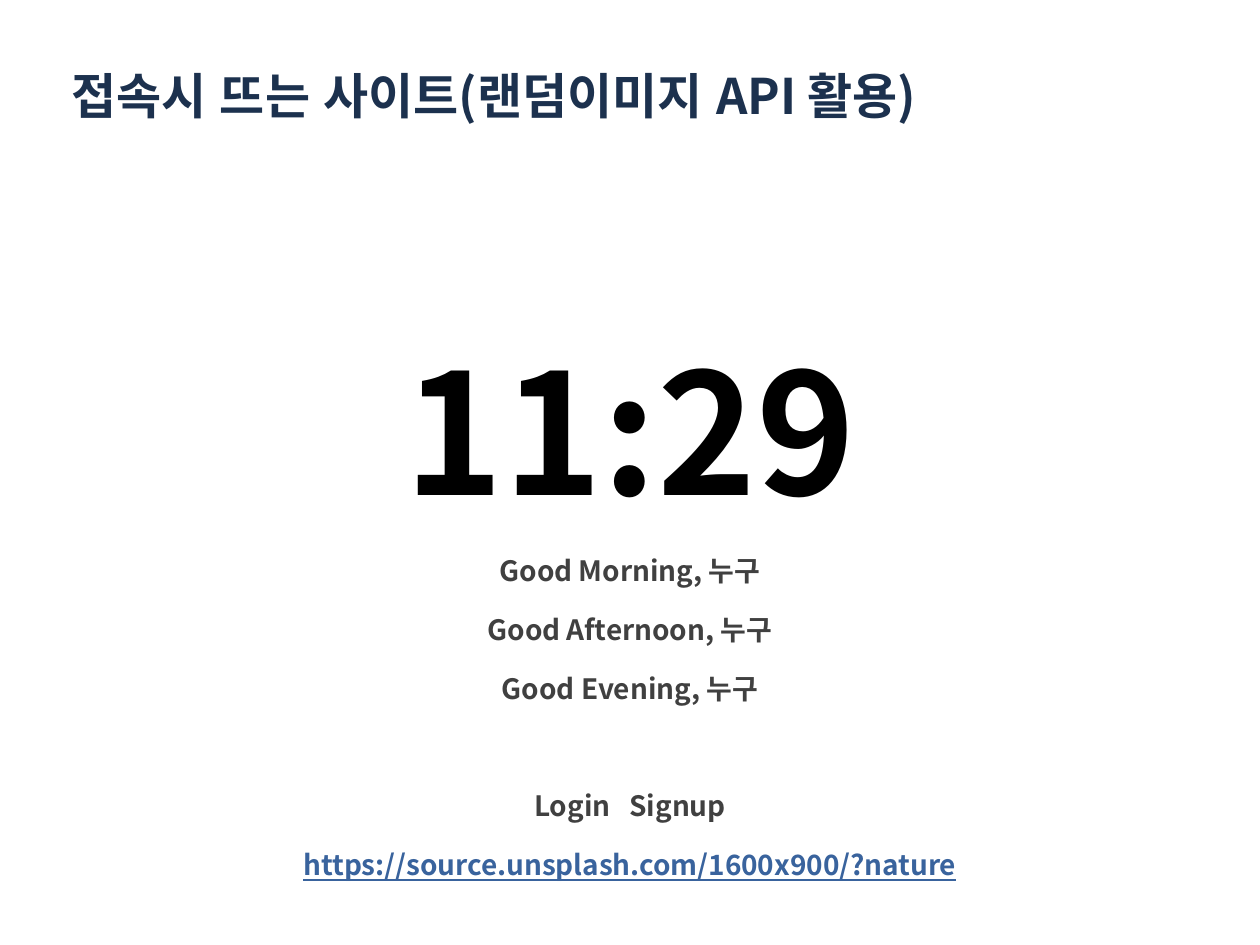
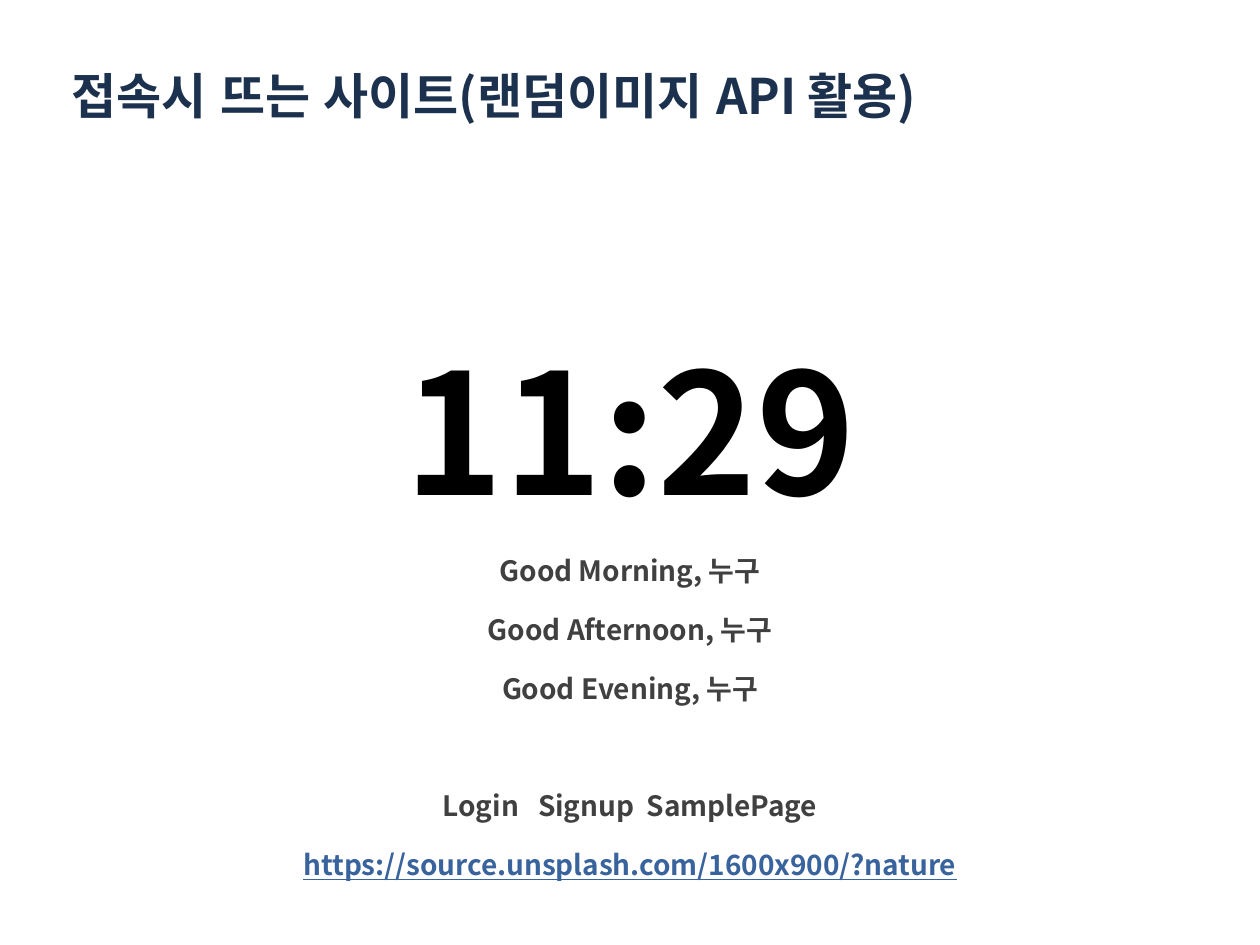
Before and after one commit to paik11012/my_pet_page, a slide deck: slide 2 of 작은 친구 사이트 기획안.pptx. Drawn at 1260x945 pixels with LibreOffice and Linux fonts; fonts in the diff are those of the drawing. Boxes give left, top, right and bottom in pixels: in the first picture for what was removed or moved away, otherwise in the second. Text is boxed around its words. In the diff, an @@ line names an element or a change of style, - is before the commit and + after.

```diff
--- a/작은 친구 사이트 기획안.pptx
+++ b/작은 친구 사이트 기획안.pptx
@@ text at (443,793,817,823): text changed @@
-Login Signup
+Login Signup SamplePage
```
Also in this commit, not shown: 2 other slides changed, 9 other files.
